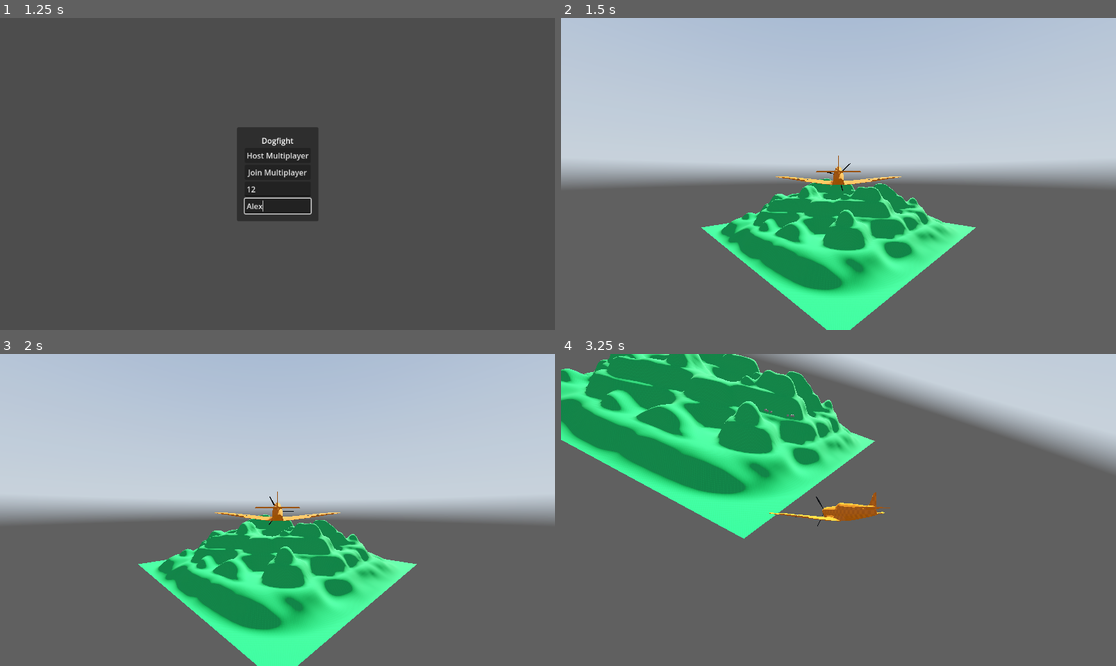
Above: before the commit, frames 1-4 (two rows, left to right).
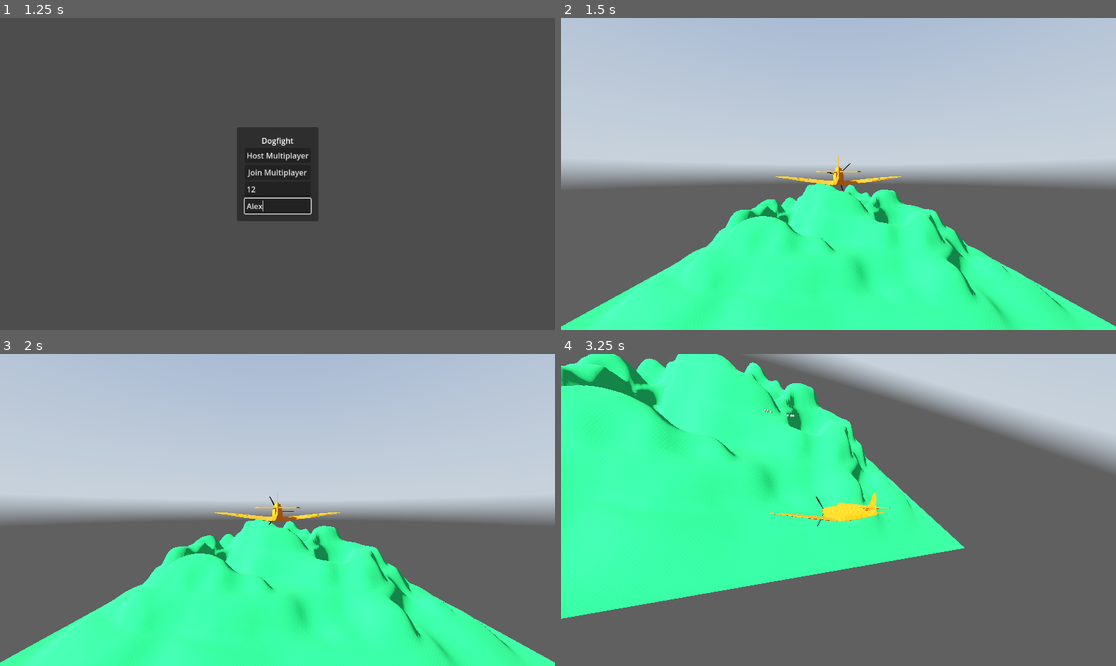
Above: after the commit, the same moments.

Repository: Monkeytonk115/godot-dogfight
Game: Godot game, scene res://scenes/main.tscn
Two runs of this game, one before a commit and one after it. Both use one fixed random seed, a clock stepped at 60 frames per second and the inputs below. A sky picture missing from this copy of the repository is replaced by a grey-blue gradient.
Inputs (mouse positions are in pixels of both pictures, inside the frame that each line leads up to):
- Up to frame 1 (1.25 s): click (277, 189) at 0.52 s; type "12" at 0.6 s; click (277, 205) at 0.75 s; type "Alex" at 0.83 s
- Up to frame 2 (1.5 s): click "Host Multiplayer" at 1.25 s
- Up to frame 3 (2 s): no input
- Up to frame 4 (3.25 s): move the mouse to (960, 494) at 2.02 s; hold D (Roll_Right) 2.03-2.78 s; hold Right mouse button (free_cam) 2.03-2.78 s; move the mouse to (727, 525) at 2.77 s; hold W (Pitch_Down) from 2.78 s (still down); tap Space (trigger) at 2.85 s

Frame 1 is identical in both runs. In frame 2, 24% of the frame differs, in the area x 0-100%, y 44-100%; in frame 3, 24%; in frame 4, 38%, in the area x 0-73%, y 0-85%.

Commit message:
random plane select

Diff:
--- a/scenes/action/109e_action.tscn
+++ b/scenes/action/109e_action.tscn
@@ -1,6 +1,7 @@
-[gd_scene load_steps=5 format=3 uid="uid://yecp6ul5cjld"]
+[gd_scene load_steps=6 format=3 uid="uid://yecp6ul5cjld"]
 
 [ext_resource type="PackedScene" uid="uid://bxqopqffbgywh" path="res://scenes/models/109e_model.tscn" id="1_jkxpu"]
+[ext_resource type="Script" path="res://scenes/action/spitfire_action.gd" id="1_su3t5"]
 [ext_resource type="PackedScene" uid="uid://2eam14bebvsk" path="res://scenes/action/gun_action.tscn" id="2_yqdqi"]
 
 [sub_resource type="CapsuleShape3D" id="CapsuleShape3D_y0xuv"]
@@ -13,9 +14,12 @@
 
 [node name="109e_action" type="CharacterBody3D"]
 transform = Transform3D(-4.37114e-08, 0, -1, 0, 1, 0, 1, 0, -4.37114e-08, 0, 0, 0)
+script = ExtResource("1_su3t5")
 
 [node name="109E" parent="." instance=ExtResource("1_jkxpu")]
 transform = Transform3D(1, 0, 0, 0, 1, 0, 0, 0, 1, 2.10537, 0.170332, 8.59712e-08)
+
+[node name="Camera3D" type="Camera3D" parent="."]
 
 [node name="CollisionShape3D" type="CollisionShape3D" parent="."]
 transform = Transform3D(-4.37114e-08, -1, 4.37114e-08, 1, -4.37114e-08, -4.37114e-08, 4.37114e-08, 4.37114e-08, 1, 1.17891, 0.0175083, -5.15317e-08)
--- a/scenes/main.gd
+++ b/scenes/main.gd
@@ -2,6 +2,7 @@
 
 const LANDSCAPE_V_1 = preload("res://scenes/world/landscapeV1.tscn")
 const SPITFIRE_ACTION = preload("res://scenes/action/spitfire_action.tscn")
+const _109E_ACTION = preload("res://scenes/action/109e_action.tscn")
 
 var level = null
 
@@ -35,7 +36,7 @@
 
 
 func spawn_plane(peer_id):
-	var new_spitfire = SPITFIRE_ACTION.instantiate()
+	var new_spitfire = [SPITFIRE_ACTION, _109E_ACTION].pick_random().instantiate()
 	new_spitfire.set_multiplayer_authority(peer_id)
 	new_spitfire.set_name("spitfire" + str(peer_id))
 	$players.add_child(new_spitfire, true)
